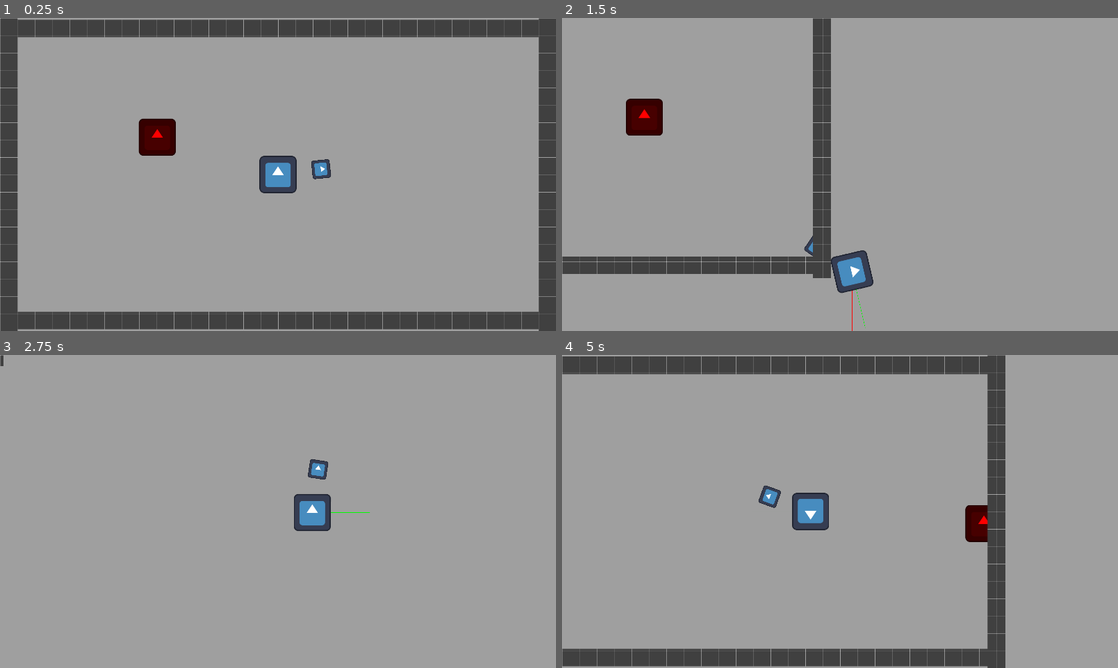
Above: before the commit, frames 1-4 (two rows, left to right).
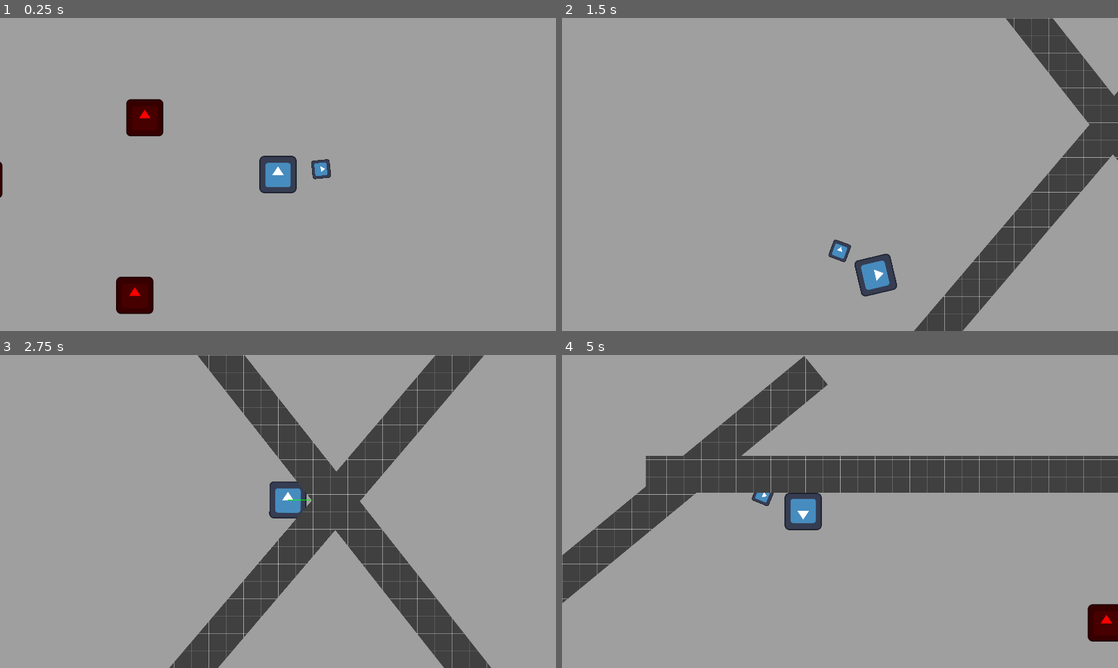
Above: after the commit, the same moments.

Repository: sunsigil/godot-playground
Game: Godot game, scene res://playground.tscn
Two runs of this game, one before a commit and one after it. Both use one fixed random seed, a clock stepped at 60 frames per second and the inputs below. The engine's default icon, where the game draws it, is replaced by a stand-in: a white triangle on a blue panel in a dark square.
Inputs (mouse positions are in pixels of both pictures, inside the frame that each line leads up to):
- Up to frame 1 (0.25 s): no input
- Up to frame 2 (1.5 s): move the mouse to (962, 158) at 0.52 s; hold D (game_right) 0.53-1.28 s; tap Space (game_progress) at 0.6, 1.35 s; move the mouse to (728, 190) at 1.27 s; hold S (game_down) from 1.28 s (still down)
- Up to frame 3 (2.75 s): move the mouse to (333, 442) at 2.02 s; release S (game_down) at 2.03 s; hold D (game_right) from 2.03 s (still down); tap Space (game_progress) at 2.1 s
- Up to frame 4 (5 s): move the mouse to (812, 574) at 2.77 s; release D (game_right) at 2.78 s; hold W (game_up) 2.78-3.53 s; tap Space (game_progress) at 2.85, 3.6, 4.35 s; move the mouse to (1006, 558) at 3.52 s; hold A (game_left) from 3.53 s (still down); move the mouse to (673, 464) at 4.27 s

The runs differ from the first frame. In frame 1, 19% of the frame differs, in the area x 0-100%, y 0-100%; in frame 2, 16%; in frame 3, 16%; in frame 4, 28%.

Commit message:
First draft of boids

Diff:
--- a/entity/boid.gd
+++ b/entity/boid.gd
@@ -1,24 +1,142 @@
+@tool
 extends Node2D
 
-@export
-var target: Node;
+var body;
+var visual_disc: CollisionObject2D;
+var protection_disc: CollisionObject2D;
+
 @export
 var group: String;
 
 @export
-var speed: float = 600;
-var velocity: Vector2;
+var min_speed: float = 100;
+@export
+var max_speed: float = 800;
+
+@export
+var protection_range: float;
+@export
+var visual_range: float;
+
+@export
+var separation: float;
+@export
+var alignment: float;
+@export
+var cohesion: float;
+@export
+var targeting: float;
+
+var protection_boids: Array[Node2D];
+var visual_boids: Array[Node2D];
+var separation_velocity: Vector2;
+var alignment_velocity: Vector2;
+var cohesion_velocity: Vector2;
+
+var target: Node2D;
+var targeting_velocity: Vector2;
+
+func _on_visual_disc_area_entered(area):
+	var candidate = area.get_parent();
+	if candidate == self:
+		return;
+	if not candidate in visual_boids:
+		visual_boids.append(candidate);
+		print("Visual enter");
+func _on_visual_disc_area_exited(area):
+	var candidate = area.get_parent();
+	if candidate == self:
+		return;
+	if candidate in visual_boids:
+		visual_boids.erase(candidate);
+		print("Visual exit");
+func _on_protection_disc_area_entered(area):
+	var candidate = area.get_parent();
+	if candidate == self:
+		return;
+	if not candidate in protection_boids:
+		protection_boids.append(candidate);
+		print("Protection enter");
+func _on_protection_disc_area_exited(area):
+	var candidate = area.get_parent();
+	if candidate == self:
+		return;
+	if candidate in protection_boids:
+		protection_boids.erase(candidate);
+		print("Protection exit");
+
+func find_discs():
+	visual_disc = get_node("VisualDisc");
+	protection_disc = get_node("ProtectionDisc");
+
+func resize_discs():
+	visual_disc.get_node("CollisionShape2D").shape.radius = visual_range;
+	protection_disc.get_node("CollisionShape2D").shape.radius = protection_range;
+
+func separation_pass():
+	separation_velocity = Vector2.ZERO;
+	if protection_boids.is_empty():
+		return;
+	for boid in protection_boids:
+		separation_velocity += body.global_position - boid.body.global_position;
+	print("Separation");
+
+func alignment_pass():
+	alignment_velocity = Vector2.ZERO;
+	if visual_boids.is_empty():
+		return;
+	for boid in visual_boids:
+		alignment_velocity += boid.body.velocity;
+	alignment_velocity /= len(visual_boids);
+	#alignment_velocity -= body.velocity;
+	print("Alignment");
+
+func cohesion_pass():
+	cohesion_velocity = Vector2.ZERO;
+	if visual_boids.is_empty():
+		return;
+	var centroid = Vector2.ZERO;
+	for boid in visual_boids:
+		centroid += boid.body.global_position;
+	centroid /= len(visual_boids);
+	cohesion_velocity = (centroid - body.global_position) * cohesion;
+	print("Cohesion");
+
+func targeting_pass():
+	targeting_velocity = Vector2.ZERO;
+	if target != null:
+		targeting_velocity = (target.global_position - body.global_position) * targeting;
+	print("Targeting");
 
 # Called when the node enters the scene tree for the first time.
 func _ready() -> void:
-	pass # Replace with function body.
+	body = get_parent();
+	find_discs();
+	resize_discs();
+	visual_disc.area_entered.connect(_on_visual_disc_area_entered);
+	visual_disc.area_exited.connect(_on_visual_disc_area_exited);
+	protection_disc.area_entered.connect(_on_protection_disc_area_entered);
+	protection_disc.area_exited.connect(_on_protection_disc_area_exited);
 
 # Called every frame. 'delta' is the elapsed time since the previous frame.
 func _process(delta: float) -> void:
-	pass
+	if Engine.is_editor_hint():
+		find_discs();
+		resize_discs();
 
 func _physics_process(delta: float) -> void:
-	if target == null:
-		return;
-	var heading = (target.global_position - global_position).normalized();
-	velocity = heading * speed;
+	if not Engine.is_editor_hint():
+		print(len(visual_boids))
+		#separation_pass();
+		alignment_pass();
+		cohesion_pass();
+		targeting_pass();
+		var velocity = (
+			separation_velocity +
+			alignment_velocity +
+			cohesion_velocity +
+			targeting_velocity
+		);
+		print(velocity);
+		body.velocity = velocity.normalized() * 400;
+		print("---");
--- a/entity/enemy.gd
+++ b/entity/enemy.gd
@@ -1,18 +1,15 @@
-extends Node2D
+extends CharacterBody2D;
 
 var boid: Node2D;
-
-var velocity: Vector2;
 
 # Called when the node enters the scene tree for the first time.
 func _ready() -> void:
 	boid = get_node("Boid");
-	pass # Replace with function body.
 
 # Called every frame. 'delta' is the elapsed time since the previous frame.
 func _process(delta: float) -> void:
 	boid.target = PlayerData.player;
 
 func _physics_process(delta: float) -> void:
-	velocity = boid.velocity;
-	position += velocity * delta;
+	move_and_slide();
+	pass;
--- a/entity/enemy.tscn
+++ b/entity/enemy.tscn
@@ -4,13 +4,41 @@
 [ext_resource type="Script" uid="uid://c61xdep8dpcju" path="res://entity/boid.gd" id="2_p1h7c"]
 [ext_resource type="Texture2D" uid="uid://dixbv6fkide1o" path="res://icon.svg" id="2_ufdl5"]
 
-[node name="Enemy" type="Node2D" unique_id=294014635 groups=["enemy", "player"]]
+[sub_resource type="CircleShape2D" id="CircleShape2D_iemci"]
+radius = 63.007935
+
+[sub_resource type="CircleShape2D" id="CircleShape2D_afxr3"]
+radius = 200.0
+
+[sub_resource type="CircleShape2D" id="CircleShape2D_ufdl5"]
+radius = 800.0
+
+[node name="Enemy" type="CharacterBody2D" unique_id=2072336256 groups=["enemy"]]
 script = ExtResource("1_2mvqj")
 
 [node name="Sprite2D" type="Sprite2D" parent="." unique_id=1694978609]
 modulate = Color(1, 0, 0, 1)
 texture = ExtResource("2_ufdl5")
 
+[node name="CollisionShape2D" type="CollisionShape2D" parent="." unique_id=2120428734]
+shape = SubResource("CircleShape2D_iemci")
+
 [node name="Boid" type="Node2D" parent="." unique_id=1321923868]
 script = ExtResource("2_p1h7c")
 group = "enemy"
+protection_range = 200.0
+visual_range = 800.0
+separation = 0.05
+alignment = 0.05
+cohesion = 0.005
+targeting = 0.05
+
+[node name="ProtectionDisc" type="Area2D" parent="Boid" unique_id=1791562951]
+
+[node name="CollisionShape2D" type="CollisionShape2D" parent="Boid/ProtectionDisc" unique_id=1222765020]
+shape = SubResource("CircleShape2D_afxr3")
+
+[node name="VisualDisc" type="Area2D" parent="Boid" unique_id=1432652793]
+
+[node name="CollisionShape2D" type="CollisionShape2D" parent="Boid/VisualDisc" unique_id=1605761476]
+shape = SubResource("CircleShape2D_ufdl5")
--- a/player/camera.gd
+++ b/player/camera.gd
@@ -13,4 +13,6 @@
 	pass;
 
 func _physics_process(delta: float) -> void:
+	if target == null:
+		return;
 	position = lerp(position, target.position, 6 * delta);
--- /dev/null
+++ b/player/dasher.gd
@@ -0,0 +1,41 @@
+extends Node2D
+
+var body;
+
+@export
+var range: float = 400;
+@export
+var duration: float = 0.1;
+var start: Vector2;
+var end: Vector2 = Vector2.ZERO;
+
+var dashing: bool;
+var time: float;
+
+func dash(direction):
+	start = position;
+	end = position + direction;
+
+	dashing = true;
+	body.velocity = (end-start).normalized() * range/duration;
+	time = 0;
+
+func is_dashing():
+	return dashing;
+
+# Called when the node enters the scene tree for the first time.
+func _ready() -> void:
+	body = get_parent();
+	pass # Replace with function body.
+
+# Called every frame. 'delta' is the elapsed time since the previous frame.
+func _process(delta: float) -> void:
+	pass
+
+func _physics_process(delta: float) -> void:
+	if body == null:
+		return;
+	if dashing:
+		time += delta;
+		if time >= duration:
+			dashing = false;
--- a/player/orbital.gd
+++ b/player/orbital.gd
@@ -1,7 +1,7 @@
 extends Node2D
 
-@export
 var body: Node2D;
+
 @export
 var radius: float = 0;
 @export
@@ -9,6 +9,7 @@
 
 # Called when the node enters the scene tree for the first time.
 func _ready() -> void:
+	body = get_parent();
 	pass # Replace with function body.
 
 # Called every frame. 'delta' is the elapsed time since the previous frame.
@@ -16,9 +17,11 @@
 	pass
 
 func _physics_process(delta: float) -> void:
+	if body == null:
+		return;
 	var arm = Vector2.UP.rotated(rotation) * radius;
-	position = body.position + arm;
-	var leg = get_global_mouse_position() - body.position;
+	global_position = body.global_position + arm;
+	var leg = get_global_mouse_position() - body.global_position;
 	leg = leg.normalized() * radius;
 	var arc = arm.angle_to(leg);
 	rotation += arc * delta / delay;
--- a/player/player.gd
+++ b/player/player.gd
@@ -1,11 +1,32 @@
-extends Node2D
+extends CharacterBody2D
+
+var walker;
+var dasher;
+
+enum PlayerState {
+	WALK,
+	DASH
+};
+var state: PlayerState = PlayerState.WALK;
 
 # Called when the node enters the scene tree for the first time.
 func _ready() -> void:
-	add_to_group("player");
-	pass # Replace with function body.
-
+	walker = get_node("Walker");
+	dasher = get_node("Dasher");
 
 # Called every frame. 'delta' is the elapsed time since the previous frame.
 func _process(delta: float) -> void:
 	pass
+
+func _physics_process(delta):
+	match state:
+		PlayerState.WALK:
+			walker.walk(delta);
+			if Input.is_action_just_pressed("game_progress"):
+				dasher.dash(velocity);
+				state = PlayerState.DASH;
+		PlayerState.DASH:
+			if not dasher.is_dashing():
+				state = PlayerState.WALK;
+	rotation = velocity.angle();
+	move_and_slide();
--- /dev/null
+++ b/player/player.tscn
@@ -0,0 +1,33 @@
+[gd_scene format=3 uid="uid://csyjusrfcxdi8"]
+
+[ext_resource type="Script" uid="uid://crgabanmakce3" path="res://player/walker.gd" id="1_g1dw6"]
+[ext_resource type="Texture2D" uid="uid://dixbv6fkide1o" path="res://icon.svg" id="2_yw30f"]
+[ext_resource type="Script" uid="uid://c4yxg3e8kh1i6" path="res://player/player.gd" id="3_qjkh3"]
+[ext_resource type="PackedScene" uid="uid://ufp8m6ordesh" path="res://player/orbital.tscn" id="4_yw30f"]
+[ext_resource type="Script" uid="uid://bfrxuiggbibdx" path="res://player/dasher.gd" id="5_qjkh3"]
+
+[sub_resource type="CircleShape2D" id="CircleShape2D_yw30f"]
+radius = 64.00781
+
+[node name="Player" type="CharacterBody2D" unique_id=61600611 groups=["player"]]
+motion_mode = 1
+script = ExtResource("3_qjkh3")
+
+[node name="CollisionShape2D" type="CollisionShape2D" parent="." unique_id=1636976208]
+shape = SubResource("CircleShape2D_yw30f")
+
+[node name="Sprite2D" type="Sprite2D" parent="." unique_id=206495934]
+texture = ExtResource("2_yw30f")
+
+[node name="Walker" type="Node2D" parent="." unique_id=2031330480]
+script = ExtResource("1_g1dw6")
+
+[node name="Dasher" type="Node2D" parent="." unique_id=1930888167]
+script = ExtResource("5_qjkh3")
+
+[node name="Orbital" parent="." unique_id=1642983030 instance=ExtResource("4_yw30f")]
+radius = 150.0
+
+[node name="Sprite2D" type="Sprite2D" parent="Orbital" unique_id=1672288913]
+scale = Vector2(0.5, 0.5)
+texture = ExtResource("2_yw30f")
--- a/player/walker.gd
+++ b/player/walker.gd
@@ -1,13 +1,6 @@
 extends Node2D
 
-@export
 var body: Node2D;
-
-enum MoveState {
-	WALK,
-	DASH
-};
-var state : MoveState = MoveState.WALK;
 
 @export
 var speed: float = 600;
@@ -18,34 +11,24 @@
 @export
 var velocity_delay: float = 0.1;
 
-var input: Vector2 = Vector2.ZERO;
-var input_last: Vector2 = Vector2.ZERO;
-var input_delta: Vector2 = Vector2.ZERO;
+var input: Vector2;
+var input_last: Vector2;
+var input_delta: Vector2;
+var input_weight: Vector2;
+var weight_time: float;
+var heading: Vector2;
 
-var input_weight: Vector2 = Vector2.ZERO;
-var weight_time: float = 0;
-
-var heading: Vector2 = Vector2.ZERO;
-var velocity: Vector2 = Vector2.ZERO;
-
-@export
-var dash_waypoint: Node2D;
-@export
-var dash_range: float = 400;
-@export
-var dash_duration: float = 0.1;
-var dash_position: Vector2;
-var dash_target: Vector2 = Vector2.ZERO;
-var dash_time: float = 0;
+var gizmos_dirty = false;
 
 # Called when the node enters the scene tree for the first time.
 func _ready() -> void:
+	body = get_parent();
 	pass;
 
 func _process(delta):
 	queue_redraw();
 
-func walk_tick(delta):
+func walk(delta):
 	input_last = input;
 	input = Vector2.ZERO;
 	if Input.is_action_pressed("game_right"):
@@ -67,42 +50,14 @@
 		input_weight = lerp(input_weight, Vector2.ZERO, weight_time/heading_delay);
 		weight_time += delta;
 
-	velocity = lerp(velocity, heading*speed, delta/velocity_delay);
-	position += velocity * delta;
-
-func dash_start(direction: Vector2):
-	direction = direction.normalized();
-	dash_position = position;
-	dash_target = position + direction * dash_range;
-	dash_time = 0;
-	state = MoveState.DASH;
-
-func dash_tick(delta):
-	dash_time += delta;
-	var t = dash_time/dash_duration;
-	position = lerp(dash_position, dash_target, t);
-	if t >= 1:
-		state = MoveState.WALK;
-
-func handle_body():
-	if body == null:
-		return;
-	body.rotation = velocity.angle();
-
-# Called every frame. 'delta' is the elapsed time since the previous frame.
-func _physics_process(delta: float) -> void:
-	match state:
-		MoveState.WALK:
-			walk_tick(delta);
-			if Input.is_action_just_pressed("game_progress"):
-				var dash_direction = heading if !dash_waypoint else dash_waypoint.position - position;
-				dash_start(dash_direction);
-		MoveState.DASH:
-			dash_tick(delta);
-	handle_body();
+	body.velocity = lerp(body.velocity, heading*speed, delta/velocity_delay);
+	gizmos_dirty = true;
 
 func _draw():
+	if not gizmos_dirty:
+		return;
 	var scale_factor = 200;
-	draw_line(Vector2.ZERO, input * scale_factor, Color.BLUE);
-	draw_line(Vector2.ZERO, heading * scale_factor, Color.RED);
-	draw_line(Vector2.ZERO, velocity.normalized() * scale_factor, Color.GREEN);
+	draw_line(Vector2.ZERO, input.rotated(-body.rotation) * scale_factor, Color.BLUE);
+	draw_line(Vector2.ZERO, heading.rotated(-body.rotation) * scale_factor, Color.RED);
+	draw_line(Vector2.ZERO, body.velocity.normalized().rotated(-body.rotation) * scale_factor, Color.GREEN);
+	gizmos_dirty = false;
--- a/playground.tscn
+++ b/playground.tscn
@@ -1,54 +1,52 @@
 [gd_scene format=3 uid="uid://hgrkrvcswfk1"]
 
-[ext_resource type="PackedScene" uid="uid://cqax2shxhbqrm" path="res://player/walker.tscn" id="1_rupst"]
-[ext_resource type="Texture2D" uid="uid://dixbv6fkide1o" path="res://icon.svg" id="2_wt17y"]
-[ext_resource type="Script" uid="uid://c4yxg3e8kh1i6" path="res://player/player.gd" id="3_4bqqs"]
 [ext_resource type="PackedScene" uid="uid://dy3xhhvo4tlg2" path="res://player/camera.tscn" id="3_is3ju"]
 [ext_resource type="PackedScene" uid="uid://da5da4t1ah381" path="res://greyboxing/wall.tscn" id="3_m8u5f"]
-[ext_resource type="PackedScene" uid="uid://ufp8m6ordesh" path="res://player/orbital.tscn" id="4_o00ia"]
+[ext_resource type="PackedScene" uid="uid://csyjusrfcxdi8" path="res://player/player.tscn" id="4_is3ju"]
 [ext_resource type="PackedScene" uid="uid://dtgywicxqs50" path="res://entity/enemy.tscn" id="6_ynsuh"]
 
 [node name="Playground" type="Node2D" unique_id=1159659867]
 
-[node name="Walker" parent="." unique_id=1008795349 node_paths=PackedStringArray("body") instance=ExtResource("1_rupst")]
-body = NodePath("Sprite2D")
-
-[node name="Sprite2D" type="Sprite2D" parent="Walker" unique_id=1791897846]
-texture = ExtResource("2_wt17y")
-
-[node name="Node2D" type="Node2D" parent="Walker" unique_id=914932707]
-script = ExtResource("3_4bqqs")
+[node name="Player" parent="." unique_id=395614979 instance=ExtResource("4_is3ju")]
 
 [node name="Camera" parent="." unique_id=596543648 node_paths=PackedStringArray("target") instance=ExtResource("3_is3ju")]
-target = NodePath("../Walker")
+target = NodePath("../Player")
 
-[node name="Orbital" parent="." unique_id=1642983030 node_paths=PackedStringArray("body") instance=ExtResource("4_o00ia")]
-body = NodePath("../Walker")
-radius = 150.0
-
-[node name="Sprite2D" type="Sprite2D" parent="Orbital" unique_id=936841746]
-scale = Vector2(0.5, 0.5)
-texture = ExtResource("2_wt17y")
+[node name="Enemy2" parent="." unique_id=2072336256 instance=ExtResource("6_ynsuh")]
+position = Vector2(-573, 451)
 
 [node name="Enemy" parent="." unique_id=294014635 instance=ExtResource("6_ynsuh")]
 position = Vector2(-541, -167)
 
+[node name="Enemy3" parent="." unique_id=1751403808 instance=ExtResource("6_ynsuh")]
+position = Vector2(-1097, 46)
+
 [node name="Environment" type="Node" parent="." unique_id=2067740291]
 
 [node name="Wall" parent="Environment" unique_id=1058521146 instance=ExtResource("3_m8u5f")]
-position = Vector2(-8.999999, 504)
-scale = Vector2(14.888344, -0.47762573)
+position = Vector2(-40, 955)
+scale = Vector2(24.320002, 1)
 
-[node name="Wall2" parent="Environment" unique_id=1804080742 instance=ExtResource("3_m8u5f")]
-position = Vector2(0.99999994, -504)
-scale = Vector2(14.888344, -0.47762573)
+[node name="Wall2" parent="Environment" unique_id=1196461258 instance=ExtResource("3_m8u5f")]
+position = Vector2(-21.000002, -944.9999)
+scale = Vector2(24.320002, 1)
 
-[node name="Wall3" parent="Environment" unique_id=2120878826 instance=ExtResource("3_m8u5f")]
-position = Vector2(930, -2)
-rotation = 1.5707964
-scale = Vector2(8.608343, -0.47762573)
+[node name="Wall3" parent="Environment" unique_id=1816474691 instance=ExtResource("3_m8u5f")]
+position = Vector2(1969.9999, -334.99994)
+rotation = 0.9023401
+scale = Vector2(24.320002, 1)
 
-[node name="Wall4" parent="Environment" unique_id=1807976714 instance=ExtResource("3_m8u5f")]
-position = Vector2(-929, 5)
-rotation = 1.5707964
-scale = Vector2(8.608343, -0.47762573)
+[node name="Wall4" parent="Environment" unique_id=2097864725 instance=ExtResource("3_m8u5f")]
+position = Vector2(1984, 378)
+rotation = 2.2765126
+scale = Vector2(24.320002, 1)
+
+[node name="Wall5" parent="Environment" unique_id=972477879 instance=ExtResource("3_m8u5f")]
+position = Vector2(-2192, -315)
+rotation = 2.4529555
+scale = Vector2(24.320002, 1)
+
+[node name="Wall6" parent="Environment" unique_id=1251013973 instance=ExtResource("3_m8u5f")]
+position = Vector2(-2177.9995, 397.99994)
+rotation = 3.827128
+scale = Vector2(24.320002, 1)
Not shown, added: player/dasher.gd.uid
